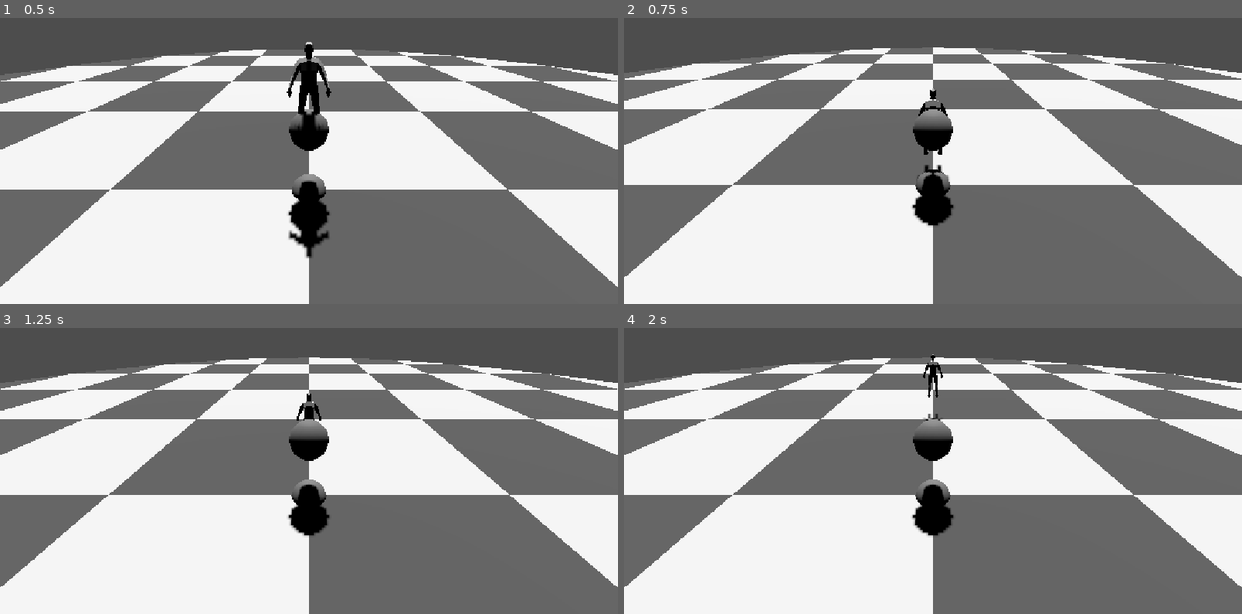
Above: before the commit, frames 1-4 (two rows, left to right).
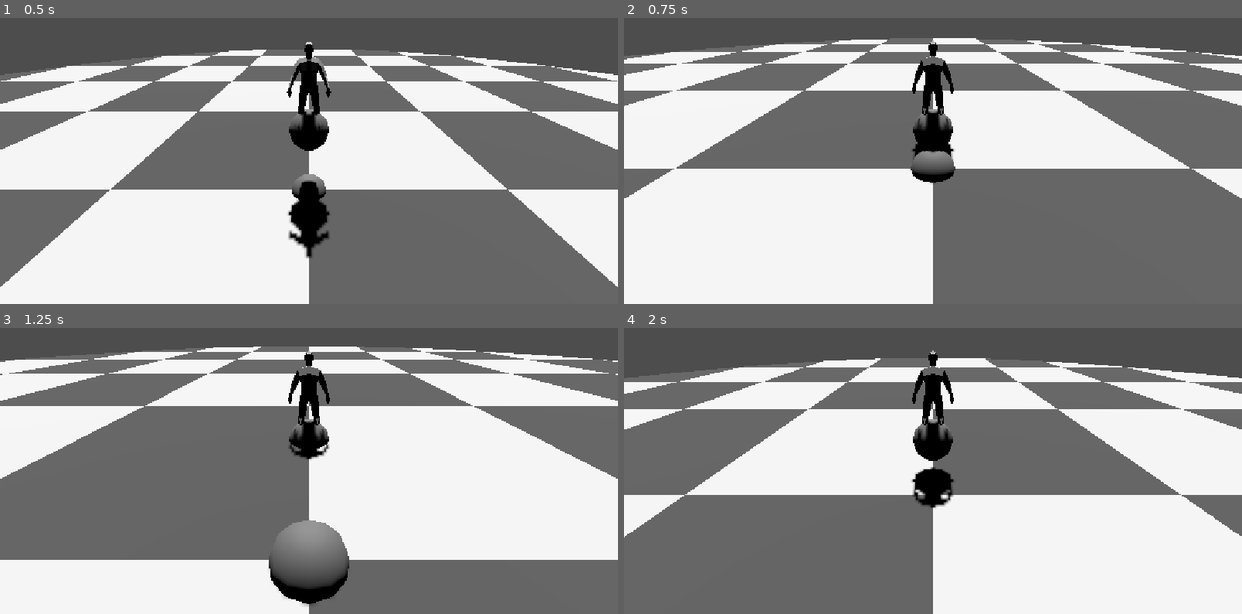
Above: after the commit, the same moments.

Repository: XMNNguyen/Soulslike_Roguelike
Game: Godot game, scene res://Scenes/main.tscn
Two runs of this game, one before a commit and one after it. Both use one fixed random seed, a clock stepped at 60 frames per second and the inputs below.
Inputs (mouse positions are in pixels of both pictures, inside the frame that each line leads up to):
- Up to frame 1 (0.5 s): no input
- Up to frame 2 (0.75 s): move the mouse to (963, 129) at 0.52 s; hold W (forward) from 0.53 s (still down); tap Space (dodge) at 0.6 s
- Up to frame 3 (1.25 s): keep holding W (forward)
- Up to frame 4 (2 s): keep holding W (forward); move the mouse to (902, 442) at 1.27 s; tap Space (dodge) at 1.35 s

Frame 1 is identical in both runs. In frame 2, 31% of the frame differs, in the area x 0-100%, y 7-91%; in frame 3, 45%; in frame 4, 68%, in the area x 0-100%, y 7-100%.

Commit message:
handle camera following player in manual mode

Diff:
--- a/soulslike-roguelike/Scripts/Entities/Camera/user_camera.gd
+++ b/soulslike-roguelike/Scripts/Entities/Camera/user_camera.gd
@@ -48,9 +48,9 @@
 	if mode == FREE:
 		_free_move(delta)
 	elif mode == MOVE:
-		pass
+		_manual_move(delta)
 	else:
-		pass
+		_lock_on_move(delta)
 
 
 func _input(event: InputEvent) -> void:
@@ -81,8 +81,6 @@
 
 	# Forward/backward movement
 	var forward_distance := player_delta.dot(forward)
-
-	# Vertical movement
 	var vertical_distance := player_delta.y
 
 	camera.global_position += (
@@ -99,7 +97,27 @@
 
 # HANDLES MANUAL MOVEMENT MODE
 func _manual_move(delta: float) -> void:
-	pass
+	if target == null:
+		return
+
+	var forward := pivot.global_position - camera.global_position
+	forward.y = 0.0
+
+	if forward.length_squared() < 0.001:
+		return
+
+	forward = forward.normalized()
+	var player_delta := target.global_position - previous_player_position
+	var forward_distance := player_delta.dot(forward)
+	var vertical_distance := player_delta.y
+
+	camera.global_position += (
+		forward * forward_distance
+		+ Vector3.UP * vertical_distance
+	)
+
+	pivot.global_position = target.global_position
+	previous_player_position = target.global_position
 
 
 # HANDLES LOCK ON MODE
